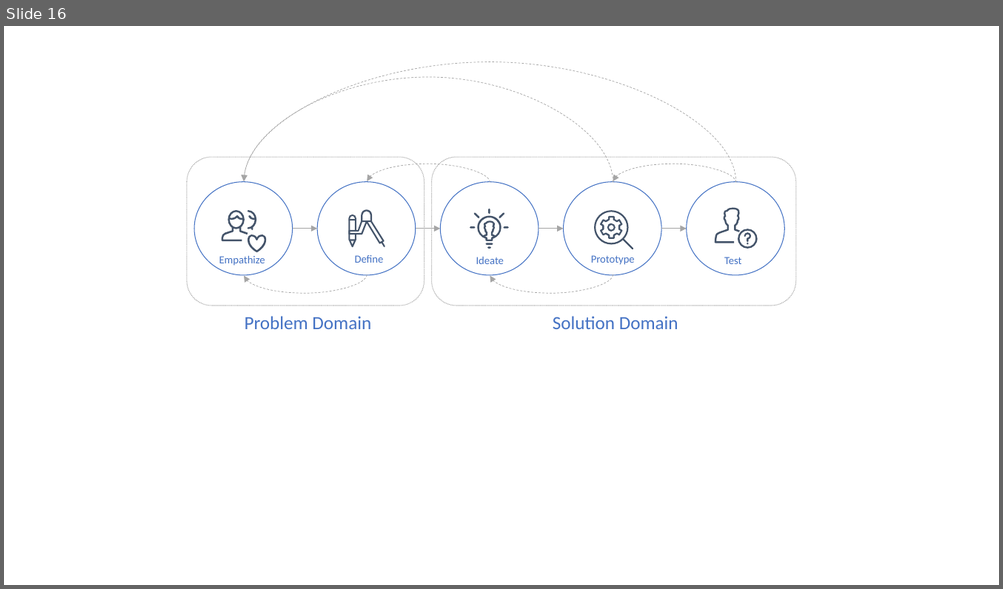
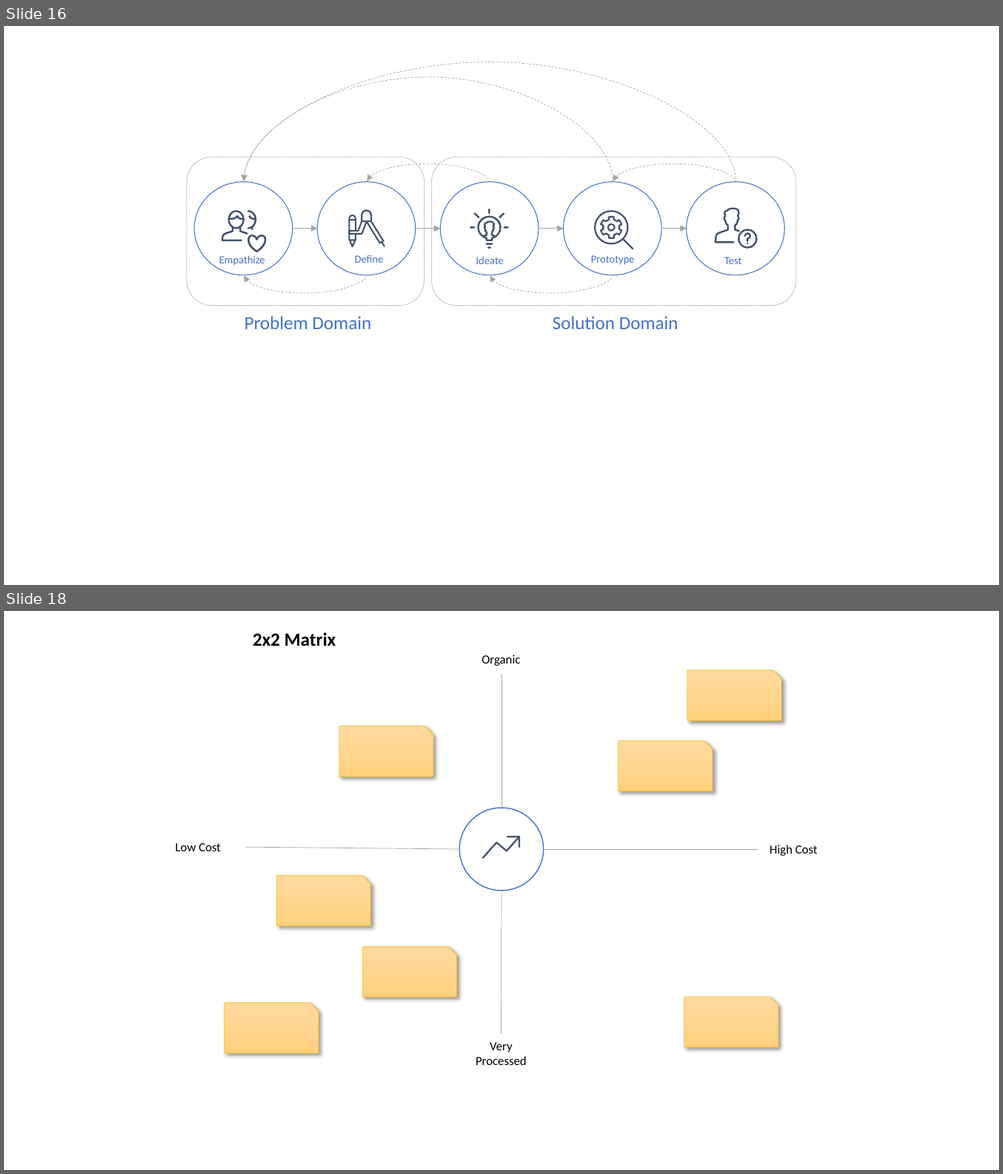
Before and after one commit to 200Meters/Sales-Scrum, a slide deck: assets/Sprint Cadence Diagrams.pptx. Shown one above the other, each under a label of ours: slide 16 before the commit, slides 16 and 18 after it; the slides between them are not shown. The pictures are 1003x589 and 1003x1174 pixels, drawn with LibreOffice and Linux fonts; fonts in the diff are those of the drawing. Boxes give left, top, right and bottom in pixels: in the first picture for what was removed or moved away, otherwise in the second. Text is boxed around its words. In the diff, an @@ line names an element or a change of style, - is before the commit and + after.

```diff
--- a/assets/Sprint Cadence Diagrams.pptx
+++ b/assets/Sprint Cadence Diagrams.pptx
@@ slide 18 added at box(4, 611, 999, 1170), background #FFFFFF @@
@@ text added at box(253, 632, 336, 646), 18 pt, text #000000, bold @@
+2x2 Matrix
@@ text added at box(481, 655, 520, 666), 12 pt, text #000000 @@
+Organic
@@ line added from (502, 808) to (502, 675), #A5A5A5 0.5 pt @@
@@ snip rect added at box(688, 670, 782, 721), fill gradient #FFDB9E to #FFD590 to #FFD07C, outline #FFC000 0.5 pt @@
@@ snip rect added at box(339, 726, 433, 777), fill gradient #FFDB9E to #FFD590 to #FFD07C, outline #FFC000 0.5 pt @@
@@ snip rect added at box(618, 741, 712, 792), fill gradient #FFDB9E to #FFD590 to #FFD07C, outline #FFC000 0.5 pt @@
@@ ellipse added at box(459, 808, 543, 891), fill #FFFFFF, outline #4472C4 1 pt @@
@@ text added at box(175, 843, 221, 851), 12 pt, text #000000 @@
+Low Cost
@@ line added from (245, 848) to (459, 849), #A5A5A5 0.5 pt @@
@@ freeform shape added at box(482, 835, 521, 859), fill #44546A @@
@@ freeform shape added at box(507, 836, 521, 849), fill #44546A @@
@@ line added from (543, 849) to (757, 849), #A5A5A5 0.5 pt @@
@@ text added at box(769, 845, 817, 856), 12 pt, text #000000 @@
+High Cost
@@ snip rect added at box(276, 876, 370, 926), fill gradient #FFDB9E to #FFD590 to #FFD07C, outline #FFC000 0.5 pt @@
@@ line added from (501, 1034) to (502, 891), #A5A5A5 0.5 pt @@
@@ snip rect added at box(363, 947, 457, 997), fill gradient #FFDB9E to #FFD590 to #FFD07C, outline #FFC000 0.5 pt @@
@@ snip rect added at box(224, 1003, 318, 1054), fill gradient #FFDB9E to #FFD590 to #FFD07C, outline #FFC000 0.5 pt @@
@@ snip rect added at box(685, 997, 779, 1048), fill gradient #FFDB9E to #FFD590 to #FFD07C, outline #FFC000 0.5 pt @@
@@ text added at box(475, 1042, 526, 1065), 12 pt, text #000000 @@
+Very Processed
```
Also in this commit, not shown: 1 other slide added.
